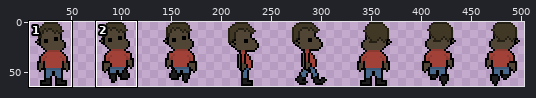
Sprite sheet, stored at assets/fase1/players/player3.png. The picture above shows the old version from afar; the outline marks the close-up.
Close-up. First the earlier version:
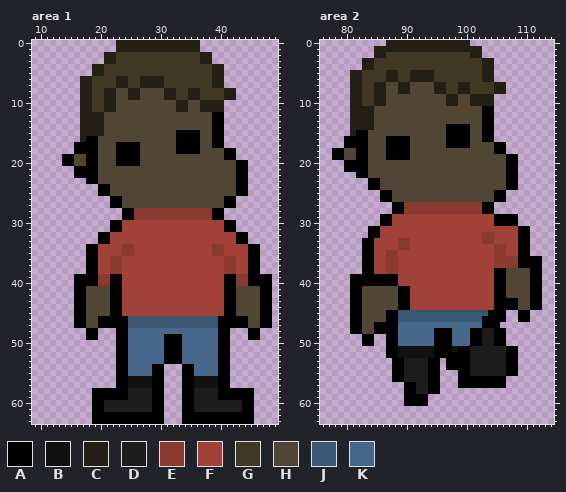
The file is 512x64 pixels. Shown: area 1: x 9..49, y 0..63; area 2: x 76..114, y 0..63. The wide view leaves out empty margins. The commit also changed other parts of the picture, which this record leaves out.
Palette (. is transparent): A #000000  B #111111  C #231f14  D #1d1d1d  E #8b3a32  F #a24138  G #403825  H #514535  J #3c5774  K #48688b
Pixels before, area 1 (only the part around the change), first column x 13:
 0 ..........CCCCCCCCCCCCCC.............
 1 ..........CCCCCCCCCCCCCC.............
 2 ........CCGGGGGGGGGGGGGGCC...........
 3 ........CCGGGGGGGGGGGGGGCC...........
 4 ......CCGGGGGGGGGGGGGGGGGGCC.........
 5 ......CCGGGGGGGGGGGGGGGGGGCC.........
 6 ....CCGGGGCCGGCCCCGGGGGGGGCC.........
 7 ....CCGGGGCCGGCCCCGGGGGGGGCC.........
 8 ....CCGGCCHHCCHHHHCCGGCCGGGGCC.......
 9 ....CCGGCCHHCCHHHHCCGGCCGGGGCC.......
10 ....CCGGCCHHHHHHHHHHCCHHCCCC.........
11 ....CCGGCCHHHHHHHHHHCCHHCCCC.........
12 ....CCCCHHHHHHHHHHHHHHHHHHAA.........
13 ....CCCCHHHHHHHHHHHHHHHHHHAA.........
14 ....CCCCHHHHHHHHHHHHHHHHHHAA.........
15 ....CCCCHHHHHHHHHHHHAAAAHHAA.........
16 ....CAAHHHHHHHHHHHHHAAAAHHAA.........
17 ...AAAAHHHAAAAHHHHHHAAAAHHAA.........
18 ...AAAAHHHAAAAHHHHHHAAAAHHHHAA.......
19 .AAHHAAHHHAAAAHHHHHHHHHHHHHHAA.......
20 .AAHHAAHHHAAAAHHHHHHHHHHHHHHHHAA.....
21 ...AAAAHHHHHHHHHHHHHHHHHHHHHHHAA.....
22 ...AAAAHHHHHHHHHHHHHHHHHHHHHHHAA.....
23 .....AAHHHHHHHHHHHHHHHHHHHHHHHAA.....
24 .......AAHHHHHHHHHHHHHHHHHHHHHAA.....
25 .......AAHHHHHHHHHHHHHHHHHHHHHAA.....
26 .........AAHHHHHHHHHHHHHHHHHAA.......
27 .........AAHHHHHHHHHHHHHHHHHAA.......
28 ...........AAEEEEEEEEEEEEEAA.........
29 ...........AAEEEEEEEEEEEEEAA.........
30 .........AAFFFFFFFFFFFFFFFFFAA.......
31 .........AAFFFFFFFFFFFFFFFFFAA.......
32 .......AAFFFFFFFFFFFFFFFFFFFFFAA.....
33 .......AAFFFFFFFFFFFFFFFFFFFFFAA.....
34 .....AAFFFFEEFFFFFFFFFFFFFEEFFFFAA...
35 .....AAFFFFEEFFFFFFFFFFFFFEEFFFFAA...
36 .....AAFFEEFFFFFFFFFFFFFFFFFEEFFAA...
37 .....AAFFEEFFFFFFFFFFFFFFFFFEEFFAA...
38 .....AAFFEEFFFFFFFFFFFFFFFFFEEFFAA...
39 ...AAAAEEAAFFFFFFFFFFFFFFFFFAAEEAAAA.
40 ...AAAAEEAAFFFFFFFFFFFFFFFFFAAEEAAAA.
41 ...AAHHHHAAFFFFFFFFFFFFFFFFFAAHHHHAA.
42 ...AAHHHHAAFFFFFFFFFFFFFFFFFAAHHHHAA.
43 ...AAHHHHAAFFFFFFFFFFFFFFFFFAAHHHHAA.
44 ...AAHHHHAAFFFFFFFFFFFFFFFFFAAHHHHAA.
45 ...AAHHHHAAFFFFFFFFFFFFFFFFFAAHHHHAA.
46 ...AAHHAAAAAJJJJJJJJJJJJJJJAAAAAHHAA.
47 ...AAHHAAAAAJJJJJJJJJJJJJJJAAAAAHHAA.
48 .....AA...AAKKKKKKKKKKKKKKKAA...AA...
49 .....AA...AAKKKKKKAAAKKKKKKAA...AA...
50 ..........AAKKKKKKAAAKKKKKKAA........
51 ..........AAKKKKKKAAAKKKKKKAA........
52 ..........AAKKKKKKAAAKKKKKKAA........
53 ..........AAKKKKKKAAAKKKKKKAA........
54 ..........AAKKKKAA...AAKKKKAA........
55 ..........AAKKKKAA...AAKKKKAA........
56 ..........AABBBBAA...AABBBBAA........
57 ..........AABBBBAA...AABBBBAA........
58 ......AAAAAADDDDAA...AADDDDAAAAAA....
59 ......AAAAAADDDDAA...AADDDDAAAAAA....
60 ......AADDDDDDDDAA...AADDDDDDDDAA....
61 ......AADDDDDDDDAA...AADDDDDDDDAA....
62 ......AAAAAAAAAAAA...AAAAAAAAAAAA....
63 ......AAAAAAAAAAAA...AAAAAAAAAAAA....
Pixels before, area 2 (only the part around the change), first column x 76:
 0 ...........CCCCCCCCCCCCCC..............
 1 .........CCCCCCCCCCCCCCCCCC............
 2 .........CCGGGGGGGGGGGGGGCC............
 3 .......CCGGGGGGGGGGGGGGGGGGCC..........
 4 .......CCGGGGGGGGGGGGGGGGGGCC..........
 5 .....CCGGGGCCGGCCCCGGGGGGGGCC..........
 6 .....CCGGGGCCGGCCCCGGGGGGGGCC..........
 7 .....CCGGCCHHCCHHHHCCGGCCGGGGCC........
 8 .....CCGGCCHHCCHHHHCCGGCCGGGGCC........
 9 .....CCGGCCHHHHHHHHHHCCHHCCCC..........
10 .....CCGGCCHHHHHHHHHHCCHHCCCC..........
11 .....CCCCHHHHHHHHHHHHHHHHHHAA..........
12 .....CCCCHHHHHHHHHHHHHHHHHHAA..........
13 .....CCCCHHHHHHHHHHHHHHHHHHAA..........
14 .....CCCCHHHHHHHHHHHHAAAAHHAA..........
15 .....CAAHHHHHHHHHHHHHAAAAHHAA..........
16 ....AAAAHHHAAAAHHHHHHAAAAHHAA..........
17 ....AAAAHHHAAAAHHHHHHAAAAHHHHAA........
18 ..AAHHAAHHHAAAAHHHHHHHHHHHHHHAA........
19 ..AAHHAAHHHAAAAHHHHHHHHHHHHHHHHAA......
20 ....AAAAHHHHHHHHHHHHHHHHHHHHHHHAA......
21 ....AAAAHHHHHHHHHHHHHHHHHHHHHHHAA......
22 ......AAHHHHHHHHHHHHHHHHHHHHHHHAA......
23 ........AAHHHHHHHHHHHHHHHHHHHHHAA......
24 ........AAHHHHHHHHHHHHHHHHHHHHHAA......
25 ..........AAHHHHHHHHHHHHHHHHHAA........
26 ..........AAHHHHHHHHHHHHHHHHHAA........
27 ............AAEEEEEEEEEEEEEAA..........
28 ............AAEEEEEEEEEEEEEAA..........
29 ..........AAFFFFFFFFFFFFFFFFFAAAA......
30 ..........AAFFFFFFFFFFFFFFFFFAAAA......
31 ........AAFFFFFFFFFFFFFFFFFFFFFFFAA....
32 ........AAFFFFFFFFFFFFFFFFFEEFFFFAA....
33 .......AAFFFFEEFFFFFFFFFFFFEEFFFFAA....
34 .......AAFFFFEEFFFFFFFFFFFFFFEEFFAA....
35 .......AAFFEEFFFFFFFFFFFFFFFFEEFFAA....
36 .......AAFFEEFFFFFFFFFFFFFFFFEEEEAAAA..
37 .......AAFFEEFFFFFFFFFFFFFFFFEEEEAAAA..
38 .......AAFFEEFFFFFFFFFFFFFFFFAAHHHHAA..
39 .....AAAAAAAAFFFFFFFFFFFFFFFFAAHHHHAA..
40 .....AAAAAAAAFFFFFFFFFFFFFFFFAAHHHHAA..
41 .....AAHHHHHHAAFFFFFFFFFFFFFFAAHHHHAA..
42 .....AAHHHHHHAAFFFFFFFFFFFFFFAAHHHHAA..
43 .....AAHHHHHHAAFFFFFFFFFFFFFFAAAAHHAA..
44 .....AAHHHHHHAAFFFFFFFFFFFFFFAAAAHHAA..
45 .....AAHHHHAAJJJJJJJJJJJJJJJAAA..AA....
46 .....AAHHHHAAJJJJJJJJJJJJJJAAAA..AA....
47 .....AAHHAAAAKKKKKKKKKKKKKKAAA.........
48 .....AAHHAAAAKKKKKKAAAKKKAADDAA........
49 .......AA..AAKKKKKKAAAKKKAADDAA........
50 .......AA..AAKKKKKKAAAKKKAADDAA........
51 ...........AABBBBBBAAABAADDDDDDAA......
52 ...........AABBBBBBAAAAAADDDDDDAA......
53 ............AADDDDAA.AAAADDDDDDAA......
54 ............AADDDDAA.AAAADDDDDDAA......
55 ............AADDDDAA...AADDDDDDAA......
56 ............AADDDDAA...AAAAAAAA........
57 ..............AADDAA...AAAAAAAA........
58 ..............AADDAA...................
59 ..............AAAA.....................
60 ..............AAAA.....................
61 .......................................
62 .......................................
63 .......................................
After:
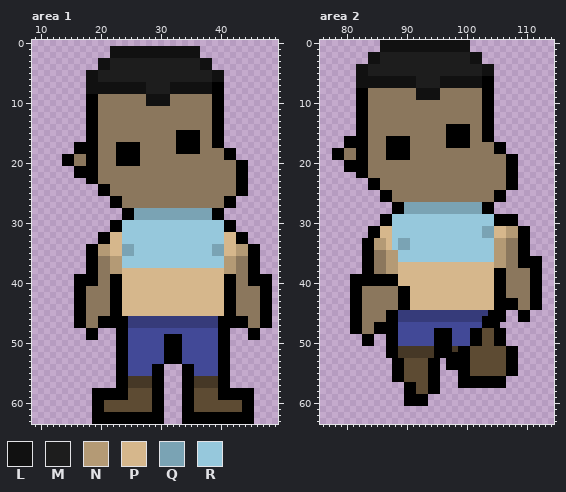
Colours new in this view: L #111111  M #1d1d1d  N #b49a75  P #d6b78c  Q #7aa3b4  R #96c8dc
What changed:
colour B: #111111 -> #463826
colour D: #1d1d1d -> #5d4b33
colour H: #514535 -> #8b775d
colour J: #3c5774 -> #363b7a
colour K: #48688b -> #424997
Area 1:
y 0: x 23..36 CCCCCCCCCCCCCC -> ..............
y 1: x 22..36 .CCCCCCCCCCCCCC -> LLLLLLLLLLLLLLL
y 2: x 21..38 CCGGGGGGGGGGGGGGCC -> .LLLLLLLLLLLLLLL..
y 3: x 20..38 .CCGGGGGGGGGGGGGGCC -> LLMMMMMMMMMMMMMMMLL
y 4: x 19..40 CCGGGGGGGGGGGGGGGGGGCC -> .LLMMMMMMMMMMMMMMMLL..
y 5: x 18..40 .CCGGGGGGGGGGGGGGGGGGCC -> LLMMMMMMMMMMMMMMMMMMMLL
y 6: x 17..40 CCGGGGCCGGCCCCGGGGGGGGCC -> .LLMMMMMMMMMMMMMMMMMMMLL
y 7: x 17..40 CCGGGGCCGGCCCCGGGGGGGGCC -> .LLLLLLLLLLMMMMLLLLLLLAA
y 8: x 17..42 CCGGCCHHCCHHHHCCGGCCGGGGCC -> .LLLLLLLLLLMMMMLLLLLLLAA..
y 9: x 17..22 CCGGCC -> .AAHHH; x 25..26 CC -> HH; x 28..42 HHHCCGGCCGGGGCC -> LLLLHHHHHHHAA..
y 10: x 17..22 CCGGCC -> .AAHHH; x 28..31 HHHH -> LLLL; x 33..34 CC -> HH; x 37..40 CCCC -> HHAA
y 11: x 17..22 CCGGCC -> .AAHHH; x 33..34 CC -> HH; x 37..40 CCCC -> HHAA
y 12..15: x 17..20 CCCC -> .AAH
y 16: x 17 C -> .
y 28..29: x 26..38 EEEEEEEEEEEEE -> QQQQQQQQQQQQQ
y 30..31: x 24..40 FFFFFFFFFFFFFFFFF -> RRRRRRRRRRRRRRRRR
y 32..33: x 22..42 FFFFFFFFFFFFFFFFFFFFF -> PPRRRRRRRRRRRRRRRRRPP
y 34..35: x 20..44 FFFFEEFFFFFFFFFFFFFEEFFFF -> NNPPQQRRRRRRRRRRRRRQQPPNN
y 36..37: x 20..44 FFEEFFFFFFFFFFFFFFFFFEEFF -> HHNNRRRRRRRRRRRRRRRRRNNHH
y 38: x 20..44 FFEEFFFFFFFFFFFFFFFFFEEFF -> HHNNPPPPPPPPPPPPPPPPPNNHH
y 39..40: x 20..21 EE -> HH; x 24..40 FFFFFFFFFFFFFFFFF -> PPPPPPPPPPPPPPPPP; x 43..44 EE -> HH
y 41..45: x 24..40 FFFFFFFFFFFFFFFFF -> PPPPPPPPPPPPPPPPP
Area 2:
y 0: x 86..100 .CCCCCCCCCCCCCC -> LLLLLLLLLLLLLLL
y 1: x 85..102 CCCCCCCCCCCCCCCCCC -> .LLLLLLLLLLLLLLL..
y 2: x 84..102 .CCGGGGGGGGGGGGGGCC -> LLMMMMMMMMMMMMMMMLL
y 3: x 83..104 CCGGGGGGGGGGGGGGGGGGCC -> .LLMMMMMMMMMMMMMMMLL..
y 4: x 82..104 .CCGGGGGGGGGGGGGGGGGGCC -> LLMMMMMMMMMMMMMMMMMMMLL
y 5: x 81..104 CCGGGGCCGGCCCCGGGGGGGGCC -> .LLMMMMMMMMMMMMMMMMMMMLL
y 6: x 81..104 CCGGGGCCGGCCCCGGGGGGGGCC -> .LLLLLLLLLLMMMMLLLLLLLAA
y 7: x 81..106 CCGGCCHHCCHHHHCCGGCCGGGGCC -> .LLLLLLLLLLMMMMLLLLLLLAA..
y 8: x 81..86 CCGGCC -> .AAHHH; x 89..90 CC -> HH; x 92..106 HHHCCGGCCGGGGCC -> LLLLHHHHHHHAA..
y 9: x 81..86 CCGGCC -> .AAHHH; x 92..95 HHHH -> LLLL; x 97..98 CC -> HH; x 101..104 CCCC -> HHAA
y 10: x 81..86 CCGGCC -> .AAHHH; x 97..98 CC -> HH; x 101..104 CCCC -> HHAA
y 11..14: x 81..84 CCCC -> .AAH
y 15: x 81 C -> .
y 27..28: x 90..102 EEEEEEEEEEEEE -> QQQQQQQQQQQQQ
y 29..30: x 88..104 FFFFFFFFFFFFFFFFF -> RRRRRRRRRRRRRRRRR
y 31: x 86..108 FFFFFFFFFFFFFFFFFFFFFFF -> PPRRRRRRRRRRRRRRRQQPPNN
y 32: x 86..108 FFFFFFFFFFFFFFFFFEEFFFF -> PPRRRRRRRRRRRRRRRQQPPNN
y 33: x 85..108 FFFFEEFFFFFFFFFFFFEEFFFF -> NNPRQQRRRRRRRRRRRRRRNNHH
y 34: x 85..108 FFFFEEFFFFFFFFFFFFFFEEFF -> NNPRQQRRRRRRRRRRRRRRNNHH
y 35: x 85..108 FFEEFFFFFFFFFFFFFFFFEEFF -> HHNNRRRRRRRRRRRRRRRRNNHH
y 36: x 85..108 FFEEFFFFFFFFFFFFFFFFEEEE -> HHNNRRRRRRRRRRRRRRRRNNHH
y 37: x 85..108 FFEEFFFFFFFFFFFFFFFFEEEE -> HHNNPPPPPPPPPPPPPPPPNNHH
y 38: x 85..104 FFEEFFFFFFFFFFFFFFFF -> HHNNPPPPPPPPPPPPPPPP
y 39..40: x 89..104 FFFFFFFFFFFFFFFF -> PPPPPPPPPPPPPPPP
y 41..44: x 91..104 FFFFFFFFFFFFFF -> PPPPPPPPPPPPPP
